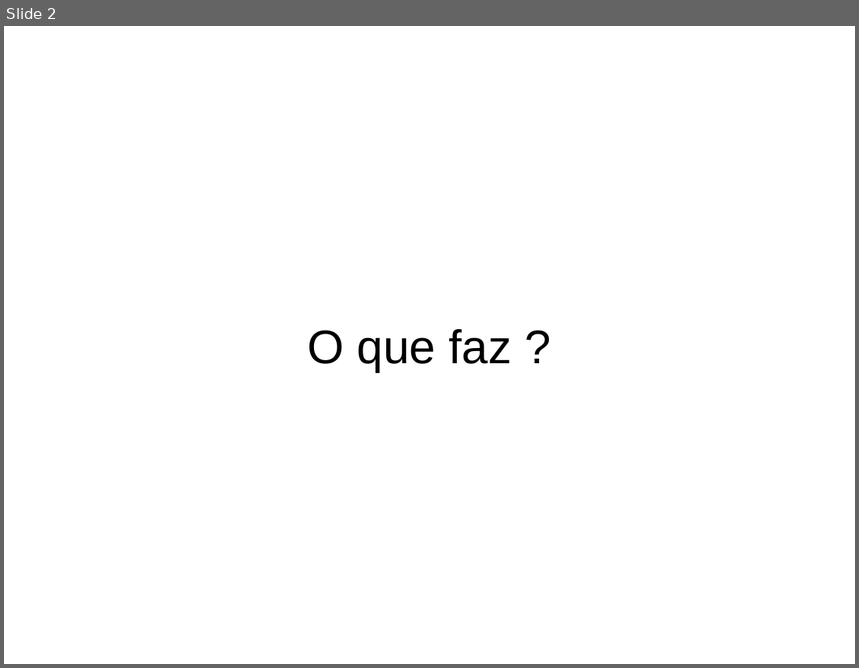
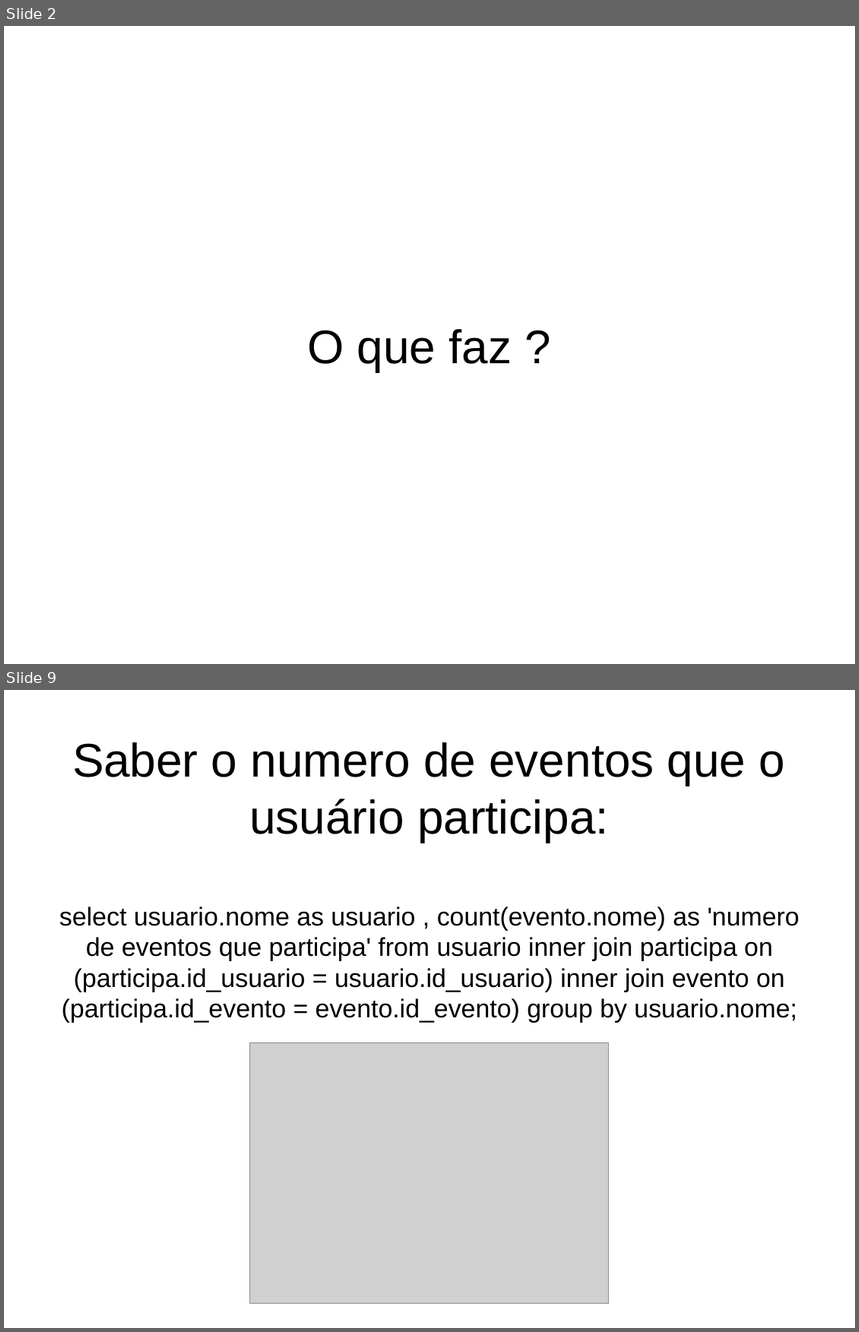
Before and after one commit to WagnerLucio123/Trabalho01, a slide deck: Trabalho de Banco de dados.odp. Shown one above the other, each under a label of ours: slide 2 before the commit, slides 2 and 9 after it; the slides between them are not shown. The pictures are 859x668 and 859x1332 pixels, drawn with LibreOffice and Linux fonts; fonts in the diff are those of the drawing; grey boxes stand for pictures; background and template pictures are left out. Boxes give left, top, right and bottom in pixels: in the first picture for what was removed or moved away, otherwise in the second. Text is boxed around its words. In the diff, an @@ line names an element or a change of style, - is before the commit and + after.

```diff
--- a/Trabalho de Banco de dados.odp
+++ b/Trabalho de Banco de dados.odp
@@ slide 9 added at [4,690,855,1328], background #FFFFFF @@
@@ title added at [59,742,800,1023], 24 pt, text #000000 @@
+Saber o numero de eventos que o usuário participa:
+select usuario.nome as usuario , count(evento.nome) as 'numero de eventos que participa' from usuario inner join participa on (participa.id_usuario = usuario.id_usuario) inner join evento on (participa.id_evento = evento.id_evento) group by usuario.nome;
@@ picture added at [250,1043,610,1305] @@
```
Also in this commit, not shown: 1 slide changed, 7 other slides added.
